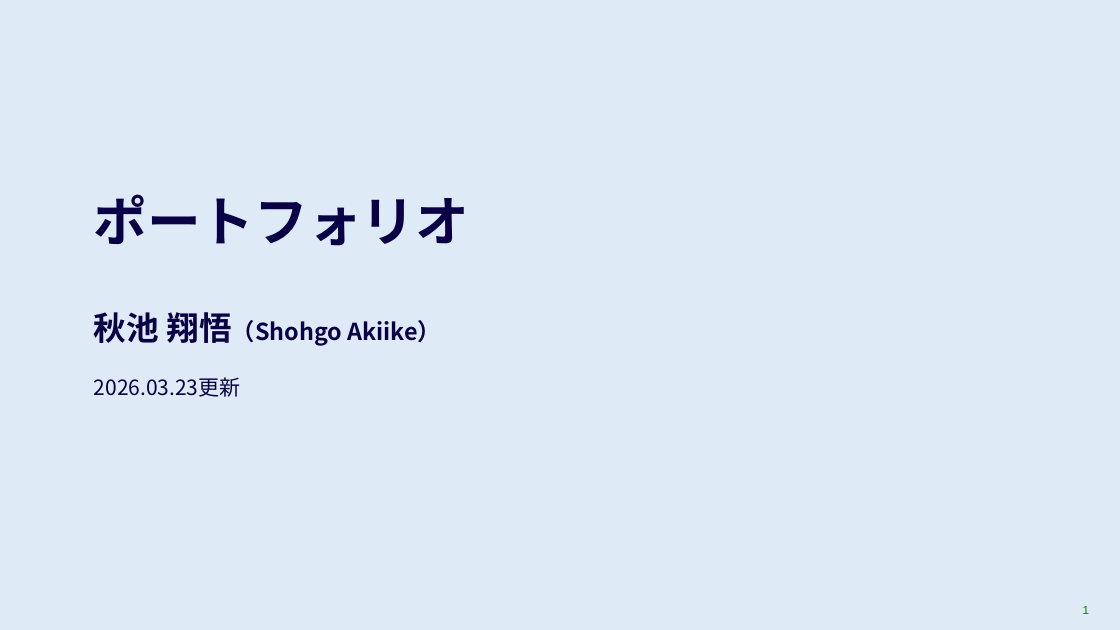
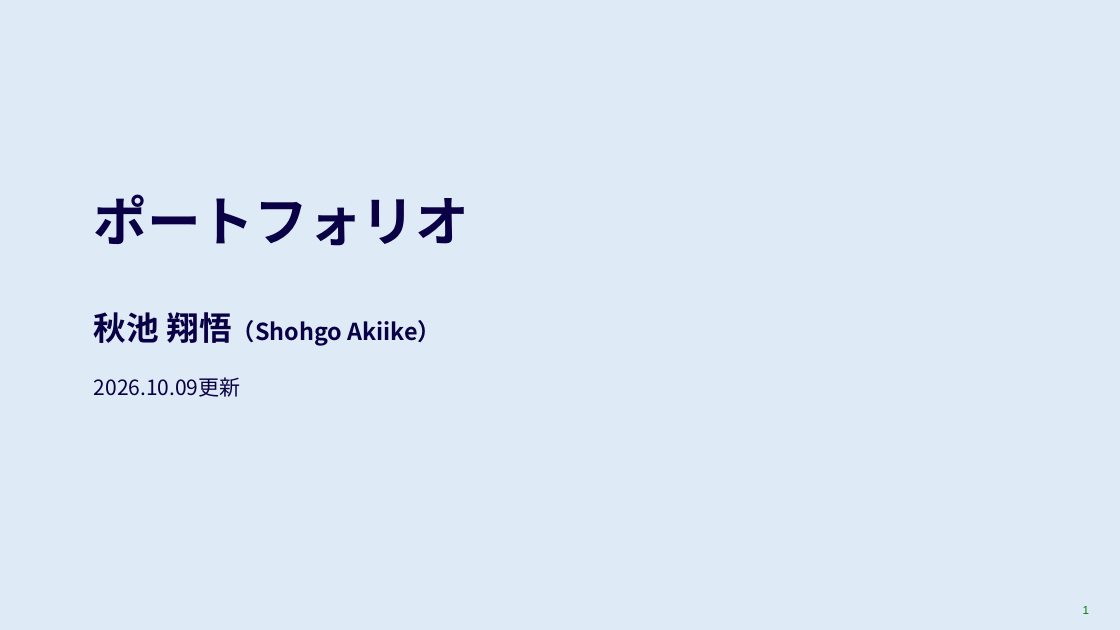
Before and after one commit to ShohgoAkiike/aws-support-portfolio, a slide deck: slide 1 of ポートフォリオ_秋池.pptx. Drawn at 1120x630 pixels with LibreOffice and Linux fonts; fonts in the diff are those of the drawing. Boxes give left, top, right and bottom in pixels: in the first picture for what was removed or moved away, otherwise in the second. Text is boxed around its words. In the diff, an @@ line names an element or a change of style, - is before the commit and + after.

```diff
--- a/ポートフォリオ_秋池.pptx
+++ b/ポートフォリオ_秋池.pptx
@@ text at (94,377,241,397): text changed @@
-2026.03.23更新
+2026.10.09更新
```
Also in this commit, not shown: 1 other slide changed.
